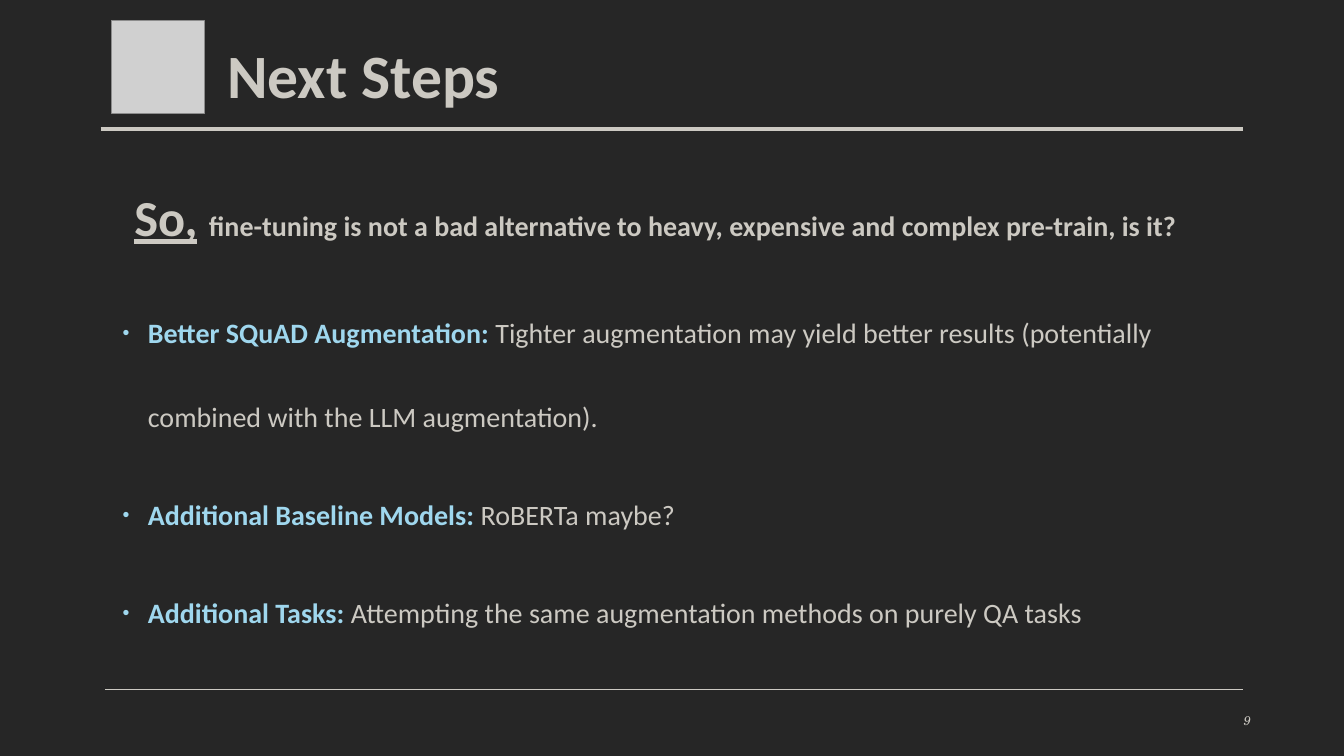
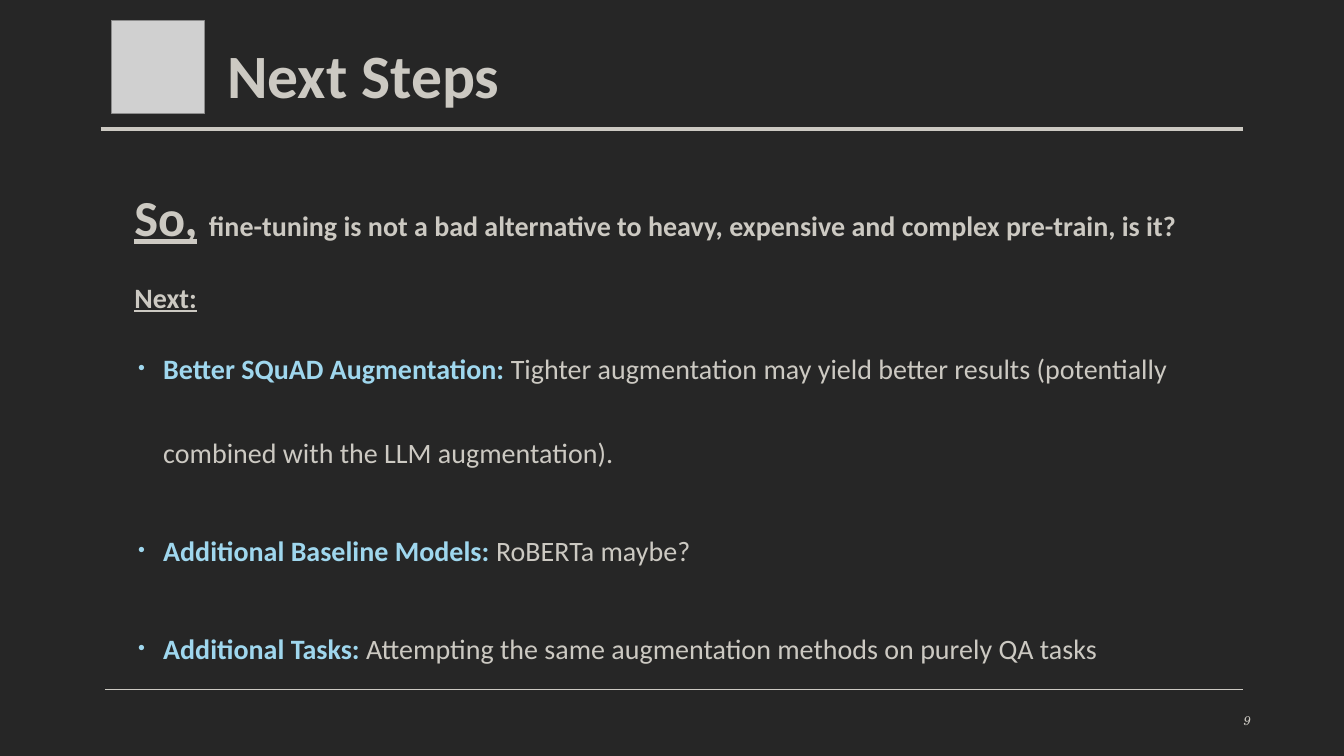
Before and after one commit to shaharoded/BERT-Very-Not, a slide deck: slide 9 of Negation-Aware BERT Fine-Tuning.pptx. Drawn at 1344x756 pixels with LibreOffice and Linux fonts; fonts in the diff are those of the drawing; grey boxes stand for pictures. Boxes give left, top, right and bottom in pixels: in the first picture for what was removed or moved away, otherwise in the second. Text is boxed around its words. In the diff, an @@ line names an element or a change of style, - is before the commit and + after.

Commit message:
edit presentation

```diff
--- a/Negation-Aware BERT Fine-Tuning.pptx
+++ b/Negation-Aware BERT Fine-Tuning.pptx
@@ text "Better SQuAD Augmentation: Tighter augmentation ...": place and size @@
-text "Better SQuAD Augmentation: Tighter augmentation ..." at (148,323,1151,628)
+text "Better SQuAD Augmentation: Tighter augmentation ..." at (163,358,1167,664)
@@ text at (134,290,196,312): paragraph added @@
+Next:
```
Also in this commit, not shown: 1 other slide changed.
